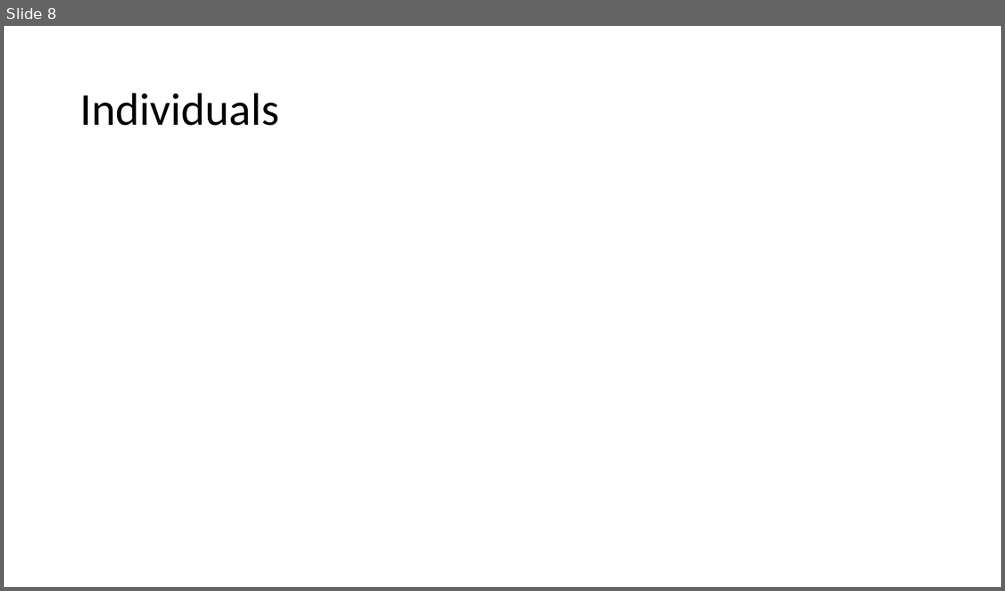
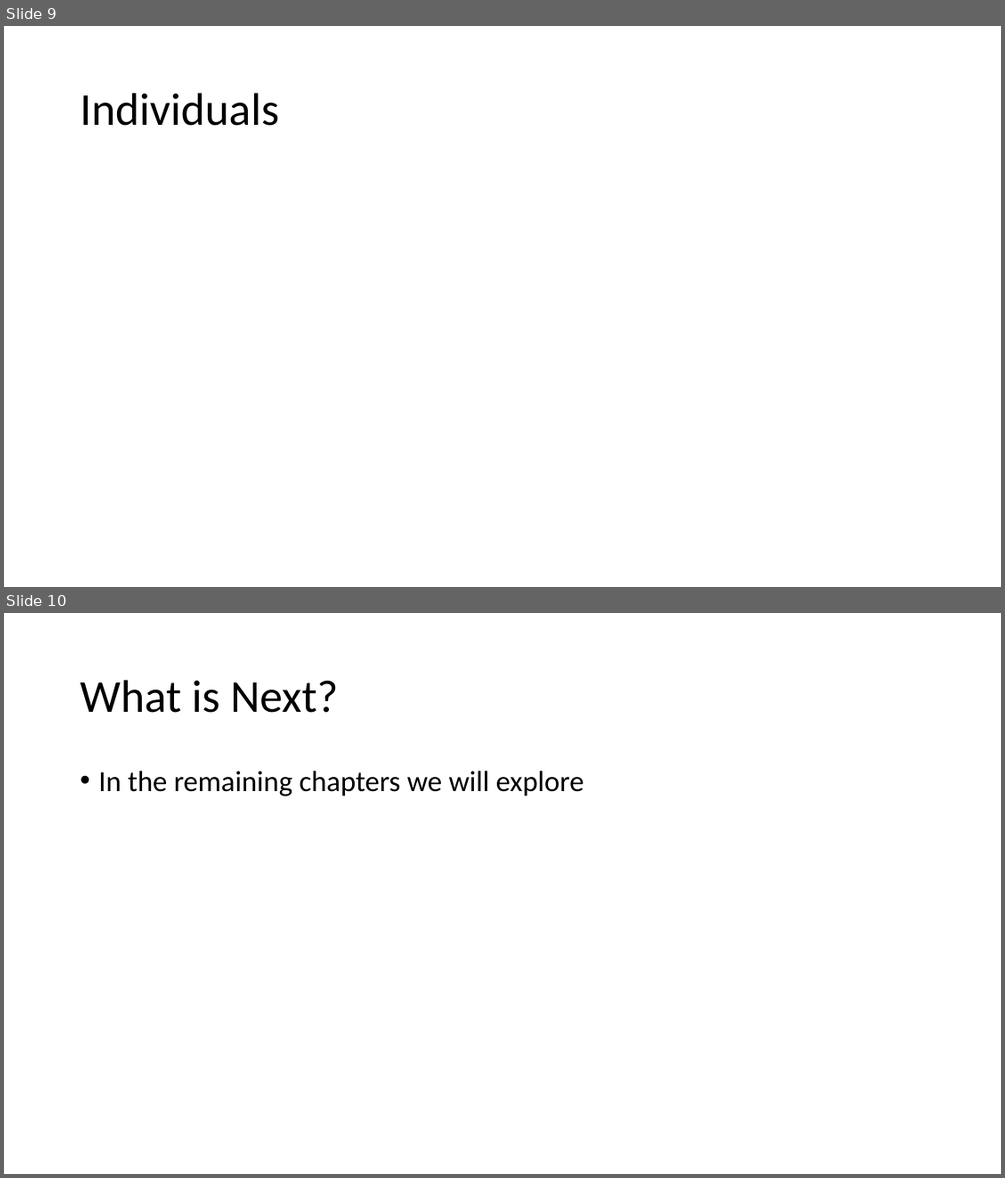
Before and after one commit to abmgis/abmgis, a slide deck: Chapter01-ABMGIS/Chapter1.pptx. Shown one above the other, each under a label of ours: slide 8 before the commit, slides 9 and 10 after it. The pictures are 1005x591 and 1005x1178 pixels, drawn with LibreOffice and Linux fonts; fonts in the diff are those of the drawing. Boxes give left, top, right and bottom in pixels: in the first picture for what was removed or moved away, otherwise in the second. Text is boxed around its words. In the diff, an @@ line names an element or a change of style, - is before the commit and + after.

Commit message:
updated chapter 1 ppt

```diff
--- a/Chapter01-ABMGIS/Chapter1.pptx
+++ b/Chapter01-ABMGIS/Chapter1.pptx
@@ slide 10 added at box(4, 613, 1001, 1174), background #FFFFFF @@
@@ title added at box(80, 680, 338, 713), 44 pt, text #000000 @@
+What is Next?
@@ text added at box(98, 771, 584, 796), 28 pt, text #000000 @@
+• In the remaining chapters we will explore
@@ what was slide 8 is now slide 9 @@
```
Also in this commit, not shown: 9 slides changed, 17 other slides added, 7 slides removed, 1 other file.
